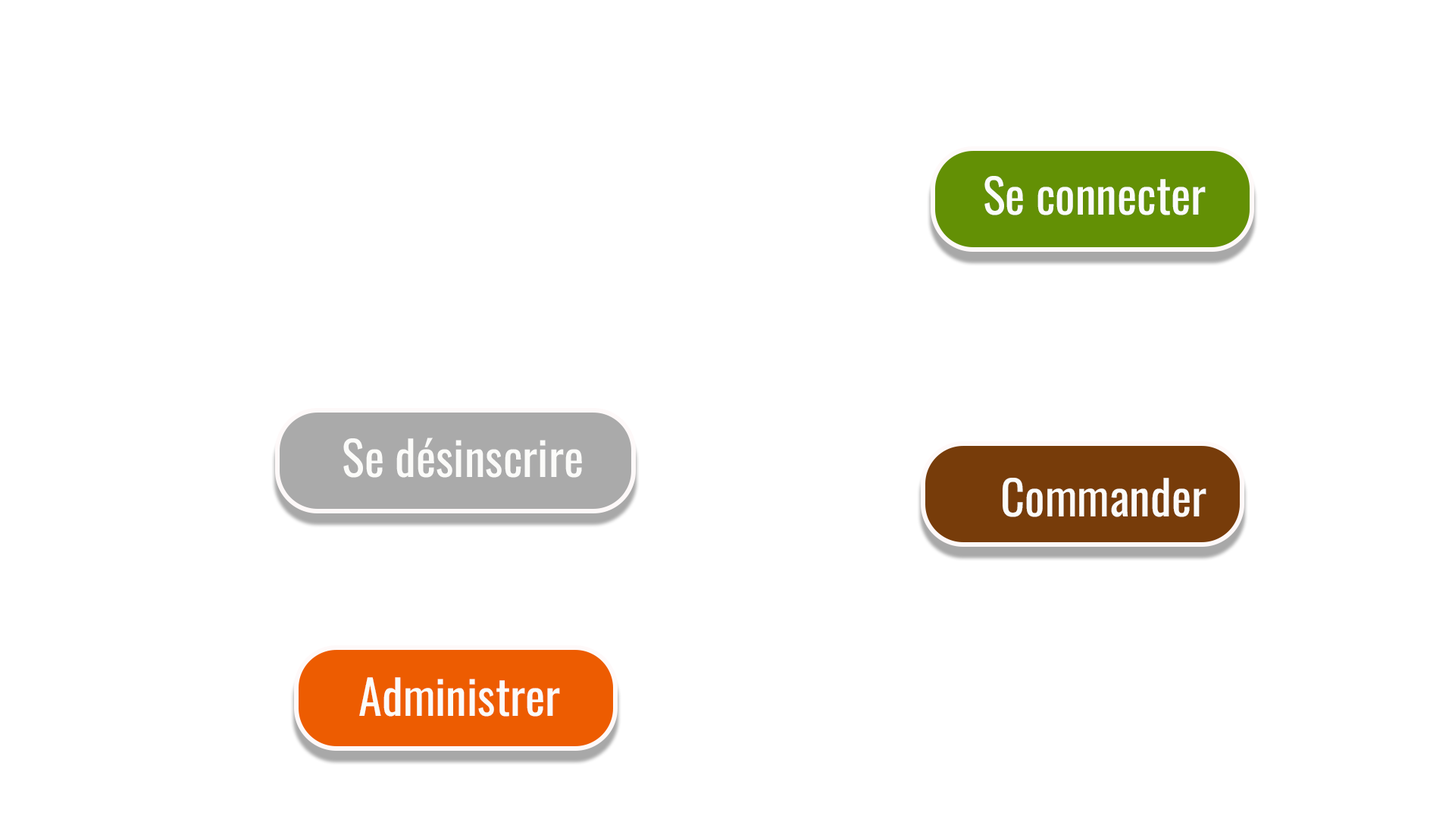
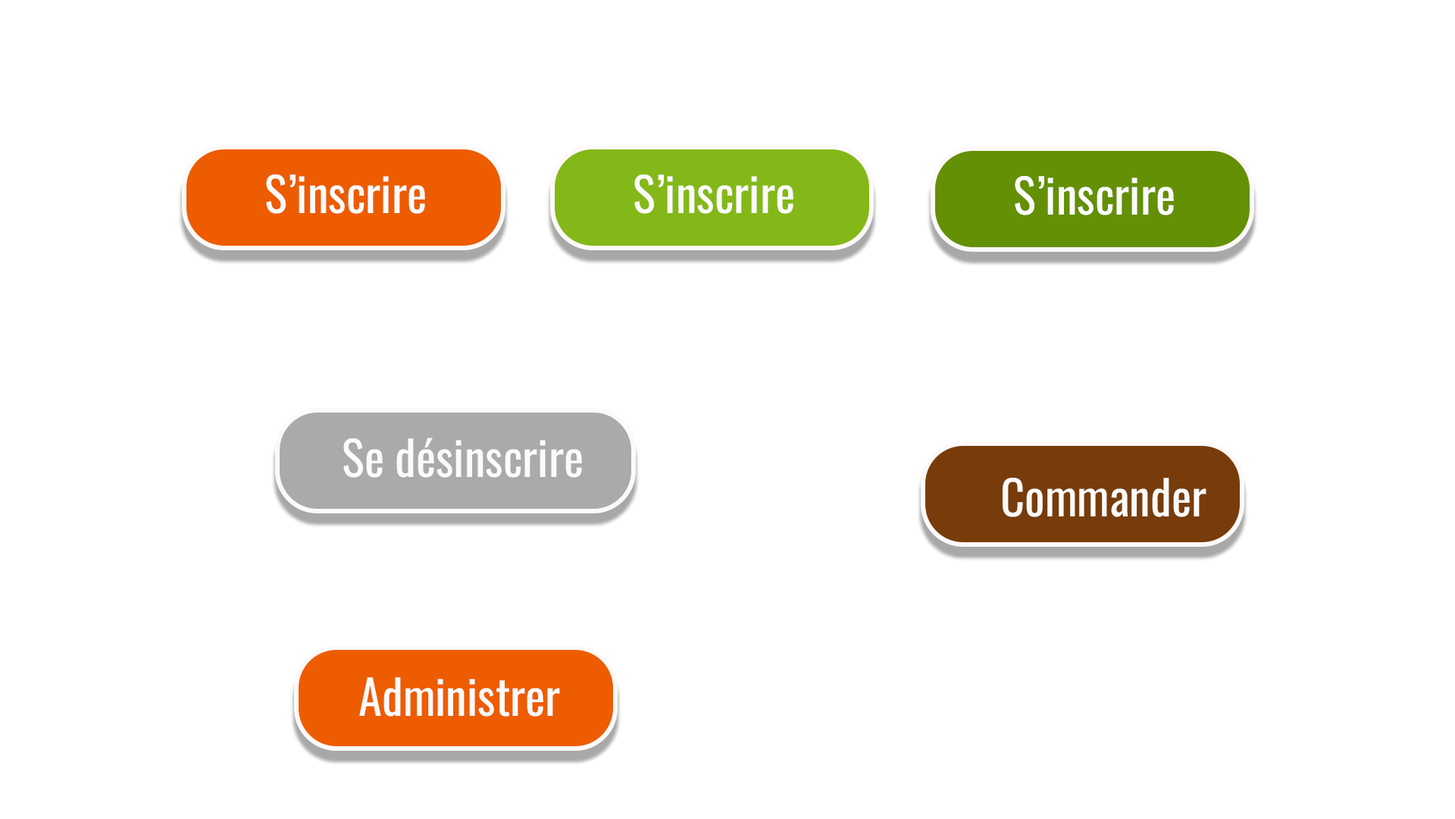
The second 1455 × 819 image is a revision of the first. Changes to its layers:
added layer "s'inscrire copie 2" in group "bouton" over bbox(266, 174, 426, 214)
added layer "Rectangle 1 copie 3" in group "bouton" over bbox(181, 144, 506, 251)
added layer "s'inscrire copie" in group "bouton" over bbox(634, 174, 794, 214)
added layer "Rectangle 1 copie 2" in group "bouton" over bbox(550, 144, 874, 251)
renamed "Se connecter" to "s'inscrire", painted on it over bbox(984, 175, 1206, 216)
painted on "Rectangle 1" (1st of 3, in "Plan de travail 1" › "bouton") over bbox(984, 175, 1206, 216)
